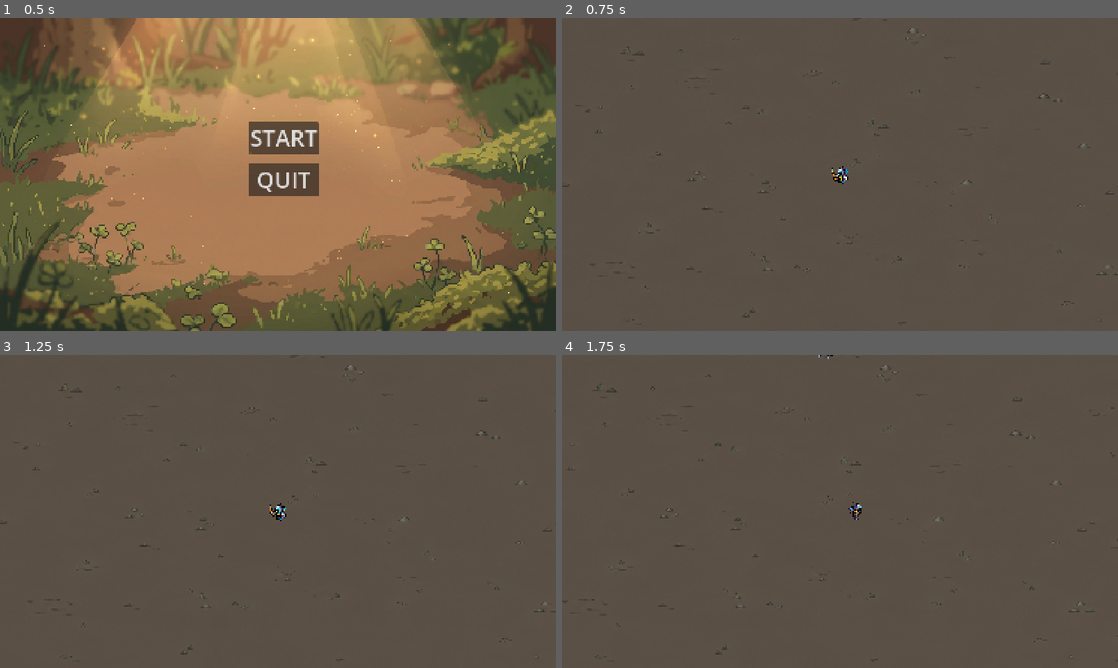
Above: before the commit, frames 1-4 (two rows, left to right).
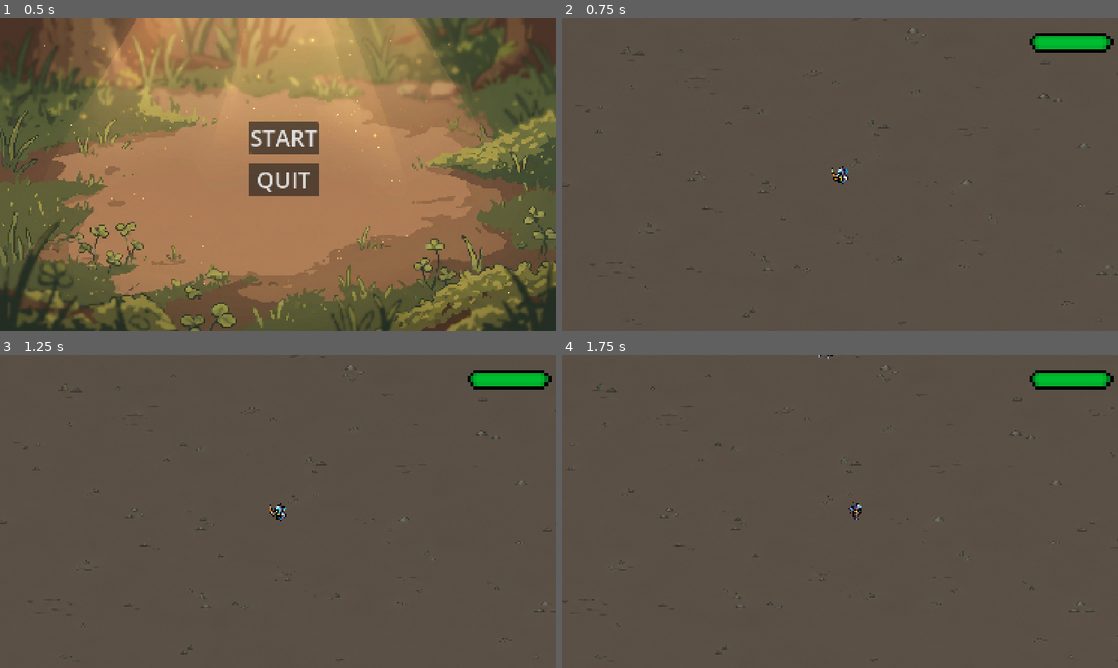
Above: after the commit, the same moments.

Repository: bonum119/TFG
Game: Godot game, scene res://Escenas/menus/start_game_menu.tscn
The game is run twice, just before and just after one commit, with the same random seed, the same clock (stepped at 60 frames per second) and the same inputs.
Inputs:
- Up to frame 1 (0.5 s): no input
- Up to frame 2 (0.75 s): click "START" at 0.5 s
- Up to frame 3 (1.25 s): no input
- Up to frame 4 (1.75 s): tap Enter at 1.25 s; hold Right (ui_right) from 1.28 s (still down)

Frame 1 is identical in both runs. In frame 2, 0.9% of the frame differs, in the area x 84-100%, y 4-12%; in frame 3, 0.9%; in frame 4, 0.9%.

Commit message:
bara de vida de player funciona

Diff:
--- a/Escenas/Objetos_pantalla/barra_vida.tscn
+++ b/Escenas/Objetos_pantalla/barra_vida.tscn
@@ -1,6 +1,10 @@
 [gd_scene format=3 uid="uid://s6qhftm0kdaw"]
 
+[ext_resource type="Texture2D" uid="uid://deyqoq1fbkr40" path="res://Sprites/objetos_vida/barra_completa.png" id="1_eyl4a"]
+[ext_resource type="Texture2D" uid="uid://ddfx6ofntdcgh" path="res://Sprites/objetos_vida/barra_bordes.png" id="1_rqacn"]
+
 [node name="TextureProgressBar" type="TextureProgressBar" unique_id=1123868317]
+texture_filter = 1
 anchors_preset = 8
 anchor_left = 0.5
 anchor_top = 0.5
@@ -12,4 +16,6 @@
 offset_bottom = 20.0
 grow_horizontal = 2
 grow_vertical = 2
-fill_mode = 1
+scale = Vector2(10, 10)
+texture_over = ExtResource("1_rqacn")
+texture_progress = ExtResource("1_eyl4a")
--- a/Escenas/enemy.tscn
+++ b/Escenas/enemy.tscn
@@ -4,6 +4,7 @@
 [ext_resource type="Texture2D" uid="uid://bv8gp6mhknbb1" path="res://Sprites/enemy01/Enemy_south.png" id="2_yj12m"]
 [ext_resource type="Texture2D" uid="uid://cjl0k8lbpwj7t" path="res://Sprites/enemy01/Enemy_east.png" id="3_tljeb"]
 [ext_resource type="Texture2D" uid="uid://cf6dlxbgdhe7v" path="res://Sprites/enemy01/Enemy_north.png" id="4_18e16"]
+[ext_resource type="PackedScene" uid="uid://s6qhftm0kdaw" path="res://Escenas/Objetos_pantalla/barra_vida.tscn" id="5_18e16"]
 
 [sub_resource type="AtlasTexture" id="AtlasTexture_kg5b2"]
 atlas = ExtResource("2_yj12m")
@@ -65,3 +66,12 @@
 [node name="Collision" type="CollisionShape2D" parent="." unique_id=571369078]
 visibility_layer = 4
 shape = SubResource("CircleShape2D_bjp5t")
+
+[node name="TextureProgressBar" parent="." unique_id=1123868317 instance=ExtResource("5_18e16")]
+anchors_preset = -1
+anchor_left = 0.0
+offset_left = -15.0
+offset_top = -29.0
+offset_right = 17.0
+offset_bottom = 3.0
+scale = Vector2(1, 1)
--- a/Escenas/world.tscn
+++ b/Escenas/world.tscn
@@ -29,10 +29,10 @@
 [node name="CanvasLayer" type="CanvasLayer" parent="." unique_id=922660393]
 
 [node name="TextureProgressBar" parent="CanvasLayer" unique_id=1123868317 instance=ExtResource("5_k730p")]
-offset_left = -592.0
-offset_top = -345.0
-offset_right = -552.0
-offset_bottom = -305.0
+offset_left = 569.0
+offset_top = -500.0
+offset_right = 609.0
+offset_bottom = -460.0
 tint_under = Color(0.9098039, 0, 0.25882354, 1)
 tint_progress = Color(0, 1, 1, 1)
 script = ExtResource("6_a786x")
--- a/Scripts/enemy.gd
+++ b/Scripts/enemy.gd
@@ -42,7 +42,7 @@
 	var steer := dir
 	if dist < player_push_radius or knockback.length() > 60.0:
 		steer = Vector2.ZERO
-		GameManager.take_life(5)
+		GameManager.take_life(1)
 
 
 	var push := Vector2.ZERO
Binary file added: Sprites/objetos_vida/barra_bordes.png
Not shown, added: Sprites/objetos_vida/barra_bordes.png.import
Binary file added: Sprites/objetos_vida/barra_completa.png
Not shown, added: Sprites/objetos_vida/barra_completa.png.import
